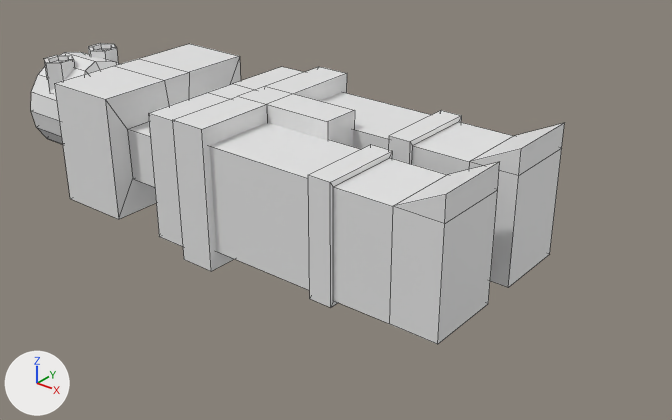
Before and after pictures for a commit that changed the Blender file robot.blend.
Rendered twice from a 50 mm lens placed at (42.7, -35.8, 14.1), pointed at (12.6, 1.8, -9.2). Lighting does not change. The marker at lower left points along +X, +Y and +Z. Mesh edges are drawn as thin lines.
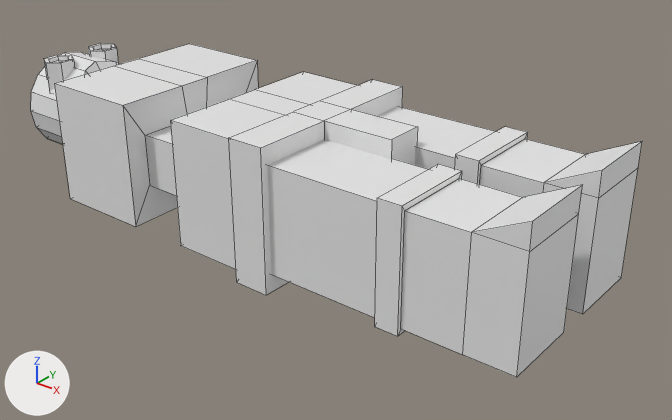
Boxes (x1, y1, x2, y2) around the edits, measured in the pictures (672 x 420 px; the box of a moved part takes in the faces that stretch with it):
'Cube', reshaped (14% wider, 11% taller)
    before: (31, 43, 565, 344)
    after: (31, 43, 642, 377)
part 1 of me_cube, moved or reshaped
    before: (321, 92, 565, 287)
    after: (377, 106, 642, 314)
part 2 of me_cube, moved or reshaped
    before: (210, 123, 500, 344)
    after: (268, 139, 582, 377)
part 3 of me_cube, moved or reshaped
    before: (55, 44, 241, 219)
    after: (55, 44, 258, 227)
part 4 of me_cube, moved or reshaped
    before: (127, 122, 155, 187)
    after: (145, 126, 177, 196)
part 5 of me_cube, moved or reshaped
    before: (148, 67, 355, 271)
    after: (170, 72, 418, 295)

Edits to the bpy script that builds the scene:
```text
Change me_cube:
    where me_cube.from_pydata(...)  # 261 vertices, 268 faces; spans x -11.9..24.3, y -5.9..5.9, z -10.7..-2.2
    used by ob_cube; location = (0.0, 0.0, 0.0)
    me_cube part 1: the loose piece of 30 vertices spanning x 8.3..24.3, y 0.8..5.7, z -10.0..-2.2 is moved by (4.0, 0.0, 0.0)
    me_cube part 2: the loose piece of 30 vertices spanning x 8.3..24.3, y -5.7..-0.8, z -10.0..-2.2 is moved by (4.0, 0.0, 0.0)
    me_cube part 3: all 16 vertices in x 1.9, y -5.4..5.4, z -10.4..-2.9 are moved by (1.5, 0.0, 0.0)
    me_cube part 4: all 16 vertices in x 5.5, y -5.4..5.4, z -10.4..-2.9 are moved by (1.8, 0.0, 0.0)
    me_cube part 5: all 14 vertices in x 8.1..14.4, y -5.9..5.9, z -2.9..-2.6 are moved by (4.0, 0.0, 0.0)
```
